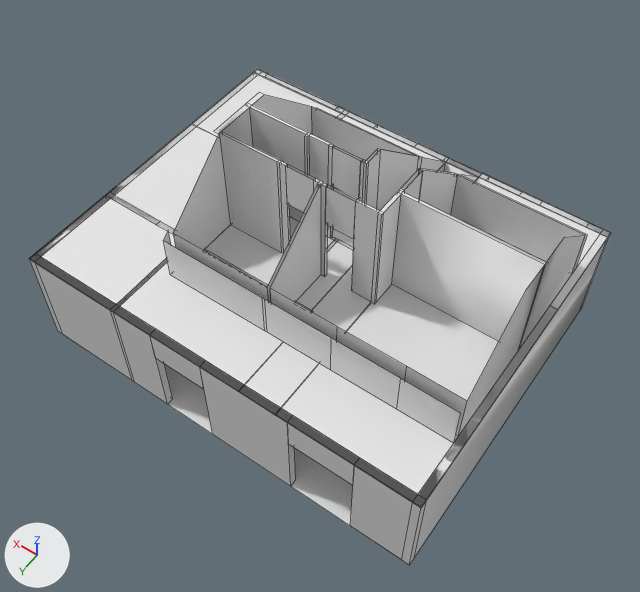
Renders of the FBX model Assets/HomeAutomation.fbx from each side of a commit.
Camera for both pictures: a 50 mm lens placed at (-15.15, 17.77, 21.23), pointed at (-6.77, 6.04, 2.8). Arrows for +X, +Y and +Z are at lower left; the lights stay in place. Mesh edges are drawn as thin lines. Where no turn or scale is listed for an object, it has been applied to the vertices.

Script lines for the objects in view, before the commit:
```python
me_plane_002 = bpy.data.meshes.new('Plane.002')
me_plane_002.from_pydata(...)  # 195 vertices, 119 faces; spans x -11.93..-3.42, y 0.2..8.05, z 0.0..3.3
me_plane_003 = bpy.data.meshes.new('Plane.003')
me_plane_003.from_pydata(...)  # 270 vertices, 272 faces; spans x -12.15..0.0, y 0.0..9.81, z 0.0..3.3
me_plane_004 = bpy.data.meshes.new('Plane.004')
me_plane_004.from_pydata(...)  # 32 vertices, 17 faces; spans x -12.15..0.0, y 0.0..9.81, z -0.03..0.0
ob_floor_2f = bpy.data.objects.new('Floor 2F', me_plane_004)
ob_floor_2f.location = (0.0, 0.0, 3.3)
ob_walls_1f = bpy.data.objects.new('Walls 1F', me_plane_003)
ob_walls_1f.location = (0.0, 0.0, 0.0)
ob_walls_2f = bpy.data.objects.new('Walls 2F', me_plane_002)
ob_walls_2f.location = (0.0, 0.0, 3.3)
# also in view: 'Floor' at (-6.08, 4.9, 0.0)
```
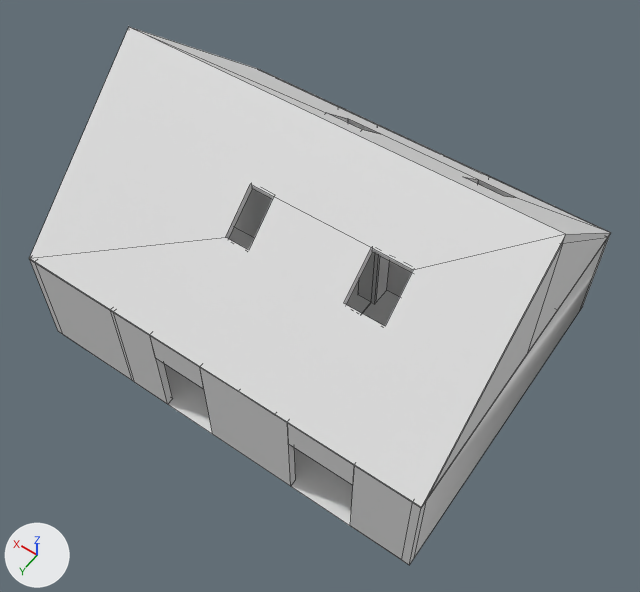
Commit message: Even WIDER doors

The edits, one by one:
me_plane_002 has 195 vertices, 119 faces and spans x -11.93..-3.42, y 0.2..8.05, z 0.0..3.3.
me_plane_002 is used by ob_walls_2f; location (0.0, 0.0, 3.3).
me_plane_002 part 1: 82 of 195 vertices moved; they spanned x -11.93..-5.33, y 4.51..5.76, z 0.0..3.3 and now span x -11.93..-5.25, y 4.51..5.76, z 0.0..3.3; mean shift (0.04, 0.05, 0.0); largest move (-8.29, 4.96, 3.3) -> (-8.29, 5.21, 3.3).
Mesh me_cube is new.
It has 66 vertices, 43 faces and spans x -6.08..6.08, y -4.9..4.91, z -1.41..2.96.
Object 'Roof' (ob_roof) is new; it shows me_cube.
Its location is (-6.08, 4.9, 4.71).

Pixel boxes (x1, y1, x2, y2) of what changed, in the pictures (640 x 592 px; the box of a moved part takes in the faces that stretch with it):
'Roof', added
    after: (29, 27, 611, 507)
'Walls 2F', reshaped
    before: (163, 92, 587, 443)
    after: (234, 189, 412, 304)
part 1 of me_plane_002, moved or reshaped
    before: (220, 106, 585, 435)
    after: (234, 189, 412, 302)
'Floor 2F', unchanged, covered by the edit
    before: (32, 69, 610, 507)
    after: (229, 227, 400, 326)
